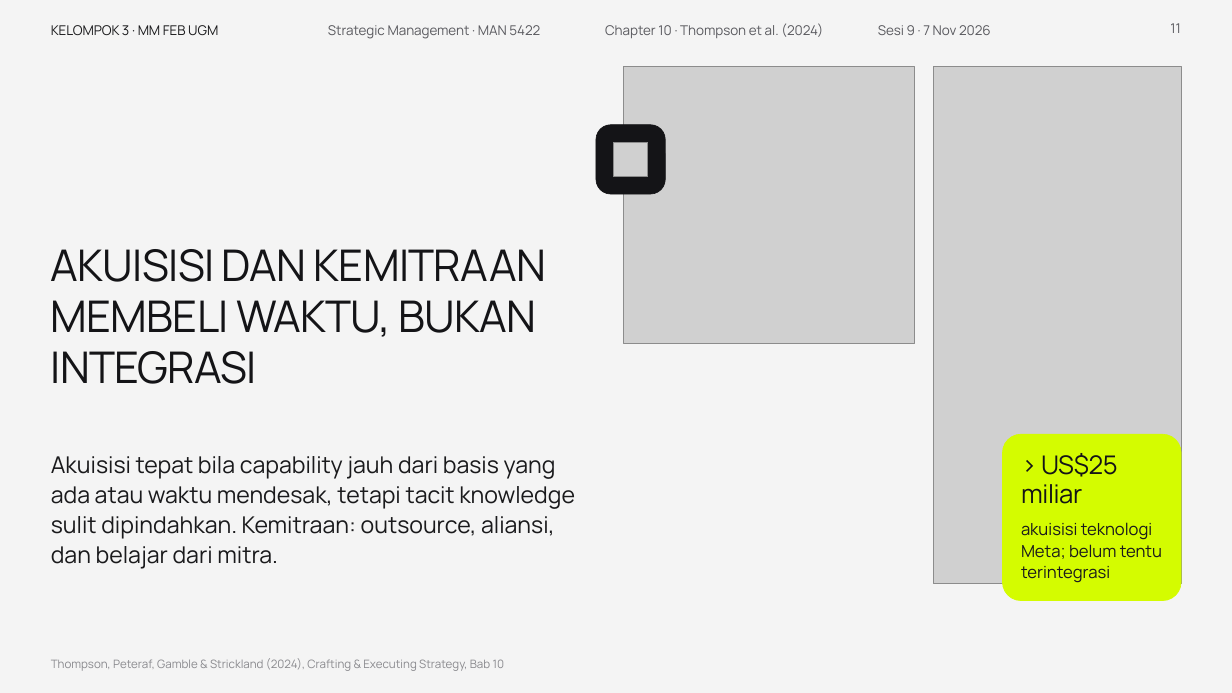
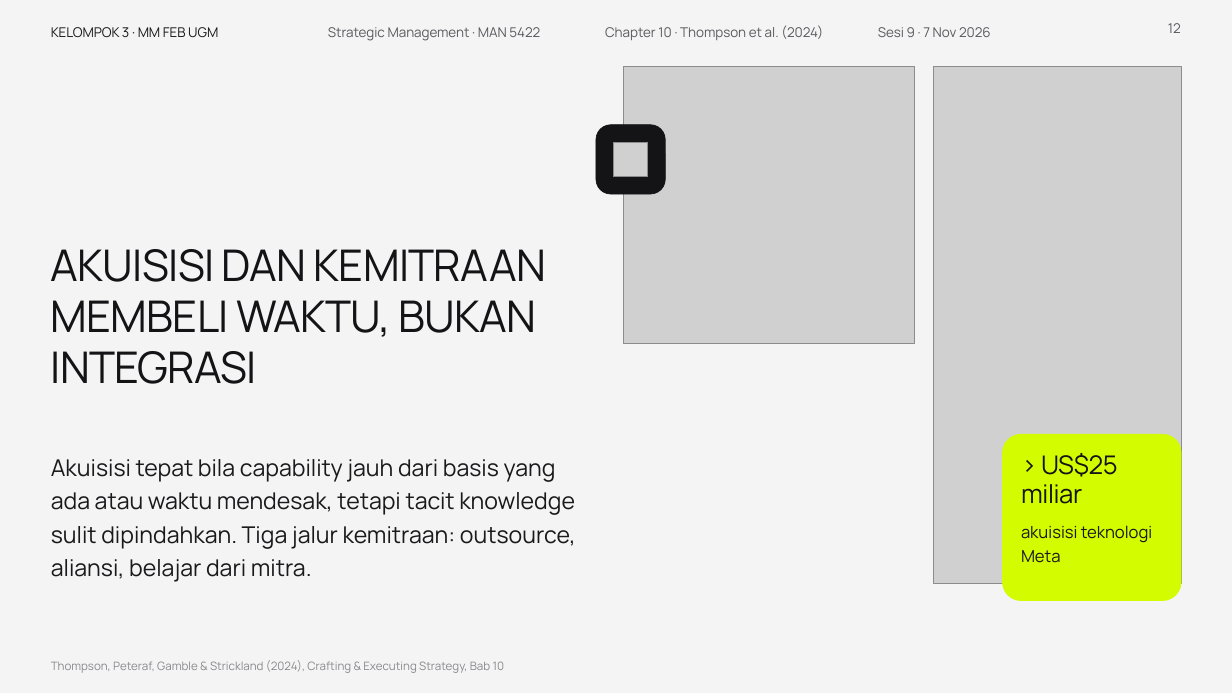
Before and after one commit to aslihabnuri/Dom-Manipulation, a slide deck: slide 12 of presentasi_ch10_kelompok3/SMJKT_Group 3_Aslih_Chapter 10 Strategy Execution.pptx (slide 11 before the commit). Drawn at 1232x693 pixels with LibreOffice and Linux fonts; fonts in the diff are those of the drawing; grey boxes stand for pictures. Boxes give left, top, right and bottom in pixels: in the first picture for what was removed or moved away, otherwise in the second. Text is boxed around its words. In the diff, an @@ line names an element or a change of style, - is before the commit and + after.

```diff
--- a/presentasi_ch10_kelompok3/SMJKT_Group 3_Aslih_Chapter 10 Strategy Execution.pptx
+++ b/presentasi_ch10_kelompok3/SMJKT_Group 3_Aslih_Chapter 10 Strategy Execution.pptx
@@ page number at [1168,23,1181,33]: text changed @@
-11
+12
@@ text at [51,459,576,582]: text changed @@
-Akuisisi tepat bila capability jauh dari basis yang ada atau waktu mendesak, tetapi tacit knowledge sulit dipindahkan. Kemitraan: outsource, aliansi, dan belajar dari mitra.
+Akuisisi tepat bila capability jauh dari basis yang ada atau waktu mendesak, tetapi tacit knowledge sulit dipindahkan. Tiga jalur kemitraan: outsource, aliansi, belajar dari mitra.
@@ text at [1021,525,1152,563]: text changed @@
-akuisisi teknologi Meta; belum tentu terintegrasi
+akuisisi teknologi Meta
@@ line spacing 1.1 to 1.22 in 5 elements at [51,27,218,37], [328,27,540,41], [605,25,823,40], [878,27,991,37], [51,660,505,673] @@
```
Also in this commit, not shown: 17 other slides changed, 1 slide added, 3 other files.
